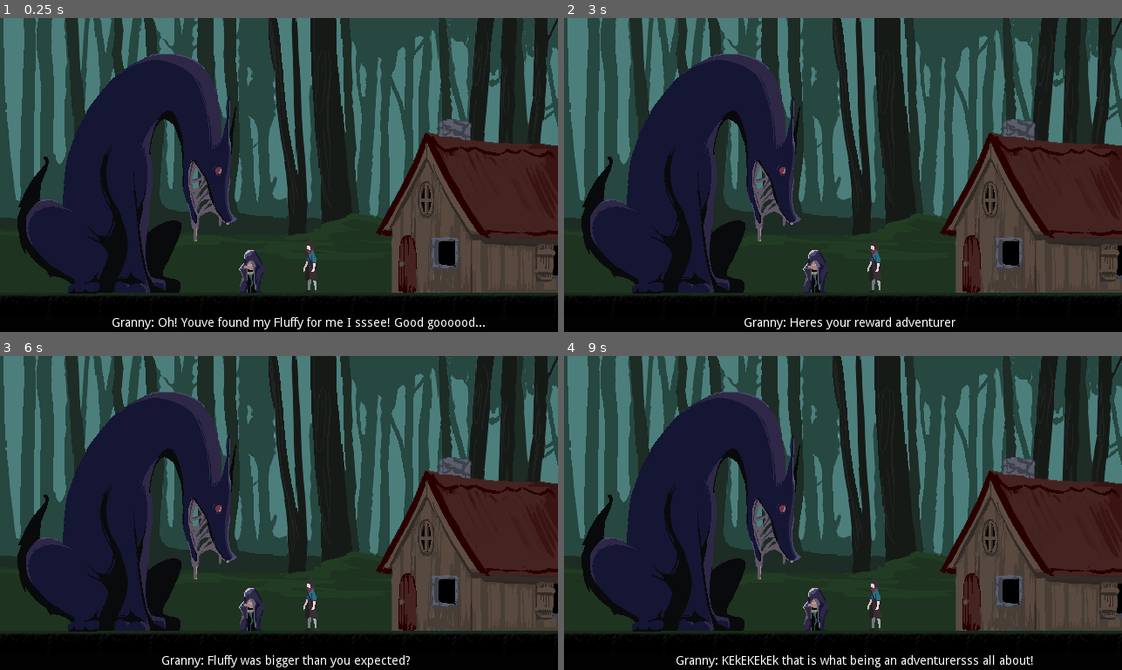
Above: before the commit, frames 1-4 (two rows, left to right).
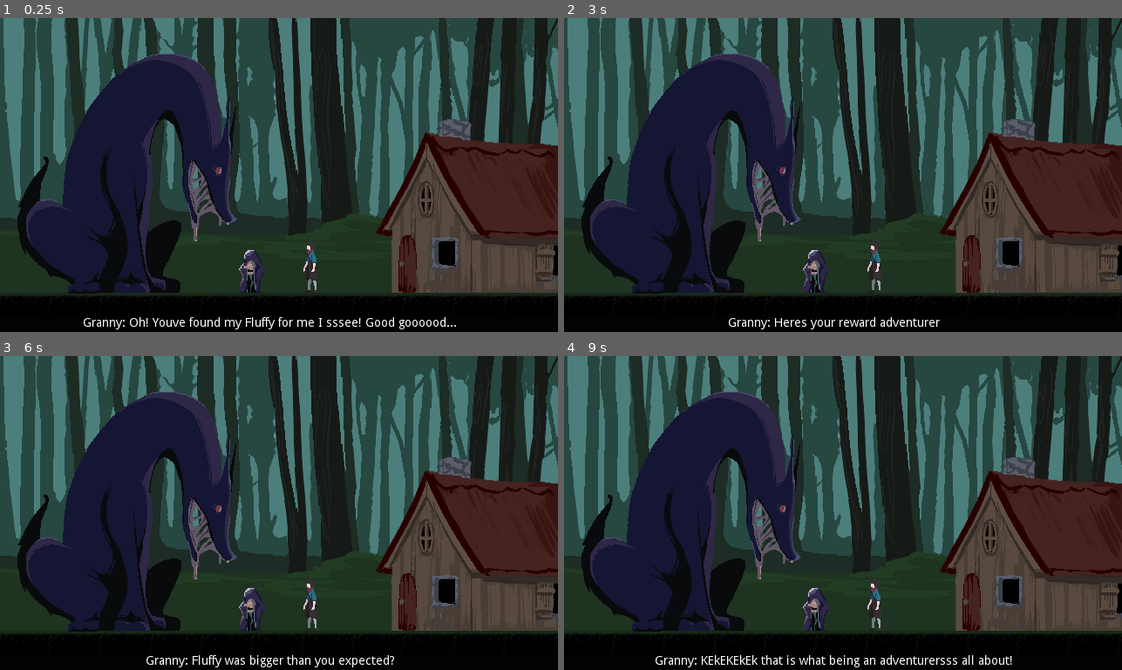
Above: after the commit, the same moments.

Repository: dannamachi/ggj21-puppy
Game: Godot game, scene res://Cutscenes/CutsceneF.tscn
Two runs of this game, one before a commit and one after it. Both use one fixed random seed, a clock stepped at 60 frames per second and the inputs below. This scene is started directly instead of the project's main scene.
Inputs:
- Up to frame 1 (0.25 s): no input
- Up to frame 2 (3 s): tap Enter at 0.5, 2 s; hold Right (ui_right) 0.53-2.03 s; tap X (press-x) at 0.6, 2.1 s; tap Up (ui_up) at 0.77, 1.52 s; tap Space at 1.25, 2.75 s; tap Z (press-z) at 1.35, 2.85 s; hold Left (ui_left) 2.03-2.78 s; hold Right (ui_right) from 2.78 s (still down)
- Up to frame 3 (6 s): tap Up (ui_up) at 3.02, 3.77, 4.52 s; tap Enter at 3.5 s; tap X (press-x) at 3.6, 5.1 s; tap Space at 4.25 s; release Right (ui_right) at 4.28 s; hold Left (ui_left) 4.28-5.03 s; tap Z (press-z) at 4.35, 5.85 s; hold Right (ui_right) 5.03-5.78 s; hold Left (ui_left) from 5.78 s (still down)
- Up to frame 4 (9 s): tap Up (ui_up) at 6.02, 6.77, 7.52 s; tap X (press-x) at 6.6, 8.1 s; release Left (ui_left) at 7.28 s; hold Right (ui_right) from 7.28 s (still down); tap Z (press-z) at 7.35, 8.85 s

The runs differ from the first frame. In frame 1, 1.2% of the frame differs, in the area x 15-87%, y 95-100%; in frame 2, 0.6%; in frame 3, 0.8%; in frame 4, 1.1%.

Commit message:
increase text width of cutscene F

Diff:
--- a/Cutscenes/CutsceneF.tscn
+++ b/Cutscenes/CutsceneF.tscn
@@ -44,9 +44,9 @@
 }
 
 [node name="Label" type="Label" parent="Display"]
-margin_left = 128.0
+margin_left = 64.0
 margin_top = 343.0
-margin_right = 528.0
+margin_right = 556.0
 margin_bottom = 357.0
 align = 1
 valign = 1
